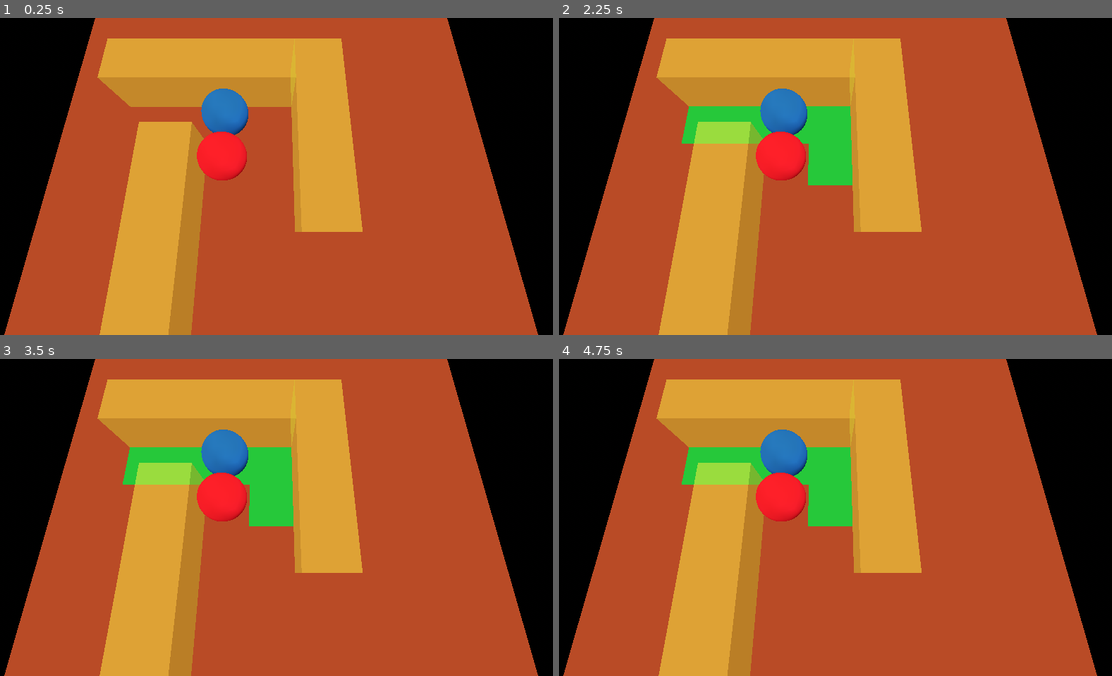
Above: before the commit, frames 1-4 (two rows, left to right).
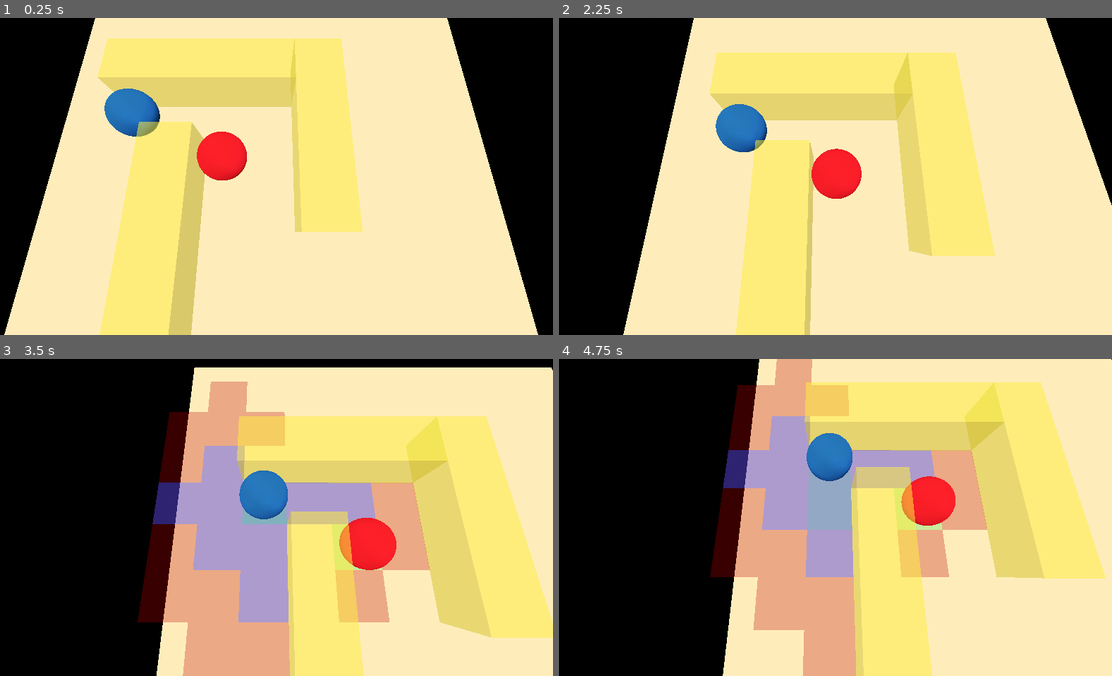
Above: after the commit, the same moments.

Repository: Feywick-Games/A-Frightful-Fall
Game: Godot game, scene res://Stage/stage.tscn
The game is run twice, just before and just after one commit, with the same random seed, the same clock (stepped at 60 frames per second) and the same inputs.
Inputs:
- Up to frame 1 (0.25 s): no input
- Up to frame 2 (2.25 s): tap Enter (ui_accept) at 0.5, 0.77, 0.8, 1.07, 1.25, 1.35, 1.52, 1.82, 2 s; hold Right (ui_right) 0.53-1.28 s; tap Left (move, bound only after the commit) at 0.6, 1.55, 2.1 s; hold Down (ui_down) 1.28-2.03 s; hold Right (ui_right) from 2.03 s (still down)
- Up to frame 3 (3.5 s): tap Enter (ui_accept) at 2.3, 3.02, 3.32 s; release Right (ui_right) at 2.78 s; hold Up (ui_up) from 2.78 s (still down); tap Left (move, bound only after the commit) at 2.85 s
- Up to frame 4 (4.75 s): release Up (ui_up) at 3.53 s; hold Down (ui_down) from 3.53 s (still down); tap Enter (ui_accept) at 3.6, 3.77, 4.07, 4.52 s; tap Left (move, bound only after the commit) at 4.35 s

The runs differ from the first frame. In frame 1, 79% of the frame differs, in the area x 0-98%, y 0-100%; in frame 2, 87%; in frame 3, 90%; in frame 4, 91%, in the area x 0-100%, y 0-100%.

Commit message:
Battle grid complete. fixes $2k3
Fully functioning battle selection system. In battle camera follow.

Diff:
--- a/Autoload/event_bus.gd
+++ b/Autoload/event_bus.gd
@@ -2,4 +2,8 @@
 
 signal encounter_started(group : String)
 signal encounter_ended()
-signal range_requested(ids : Array[int])
+signal range_requested(move_ids : Array[int], action_ids : Array[int])
+signal turn_started(battle_state : GameState.BattleSubState)
+signal turn_ended()
+signal camera_follow_requested(leader : Node3D)
+signal camera_destination_reached()
--- a/Autoload/game_state.gd
+++ b/Autoload/game_state.gd
@@ -3,19 +3,40 @@
 enum State {
 	ROAM,
 	BATTLE,
-	IN_DIALOGUE
+	SCENE,
+	DIALOGUE,
+	MENU
+}
+
+enum BattleSubState {
+	PLAYER_TURN,
+	ENEMY_TURN,
+	NPC_TURN
+}
+
+enum SceneSubState {
+	DIALOGUE,
+	VIEWING
 }
 
 var state : State
+var sub_state : int
+var active_unit : Unit
 
 func _ready() -> void:
 	EventBus.encounter_started.connect(_on_encounter_started)
 	EventBus.encounter_ended.connect(_on_encounter_ended)
+	EventBus.turn_started.connect(_on_turn_started)
 
 
 func _on_encounter_started(_group : String) -> void:
 	state = State.BATTLE
+	_on_turn_started(BattleSubState.PLAYER_TURN)
 
 
 func _on_encounter_ended() -> void:
 	state = State.BATTLE
+
+
+func _on_turn_started(battle_state : BattleSubState) -> void:
+	sub_state = battle_state
--- a/Autoload/graph.gd
+++ b/Autoload/graph.gd
@@ -17,6 +17,13 @@
 func _on_encounter_ended() -> void:
 	_graph.clear()
 	_unit_registry.clear()
+
+
+# could return special props/items in the future
+func get_tile_occupant(tile_id : int) -> Unit:
+	if tile_id in _unit_registry:
+		return _unit_registry[tile_id]
+	return null
 
 
 func _add_neighborhood(neighborhood : Neighborhood) -> void:
@@ -70,18 +77,24 @@
 func get_tile_position(id : int) -> Vector3:
 	return _graph.get_point_position(id)
 
+func get_tile_id(position : Vector3) -> int:
+	return _graph.get_closest_point(position)
 
-func _toggle_tiles(is_ally : bool) -> void:
+
+func _toggle_tiles(all : bool, is_ally := true) -> void:
 	for id in _unit_registry.keys():
 		var unit : Unit = _unit_registry[id]
-		if unit is Ally:
-			_graph.set_point_disabled(id, !is_ally)
-		if unit is Enemy:
-			_graph.set_point_disabled(id, is_ally)
+		if not all:
+			if unit is Ally:
+				_graph.set_point_disabled(id, !is_ally)
+			if unit is Enemy:
+				_graph.set_point_disabled(id, is_ally)
+		else:
+			_graph.set_point_disabled(id, false)
 
 
-func get_range_ids(start_index : int, distance : int, is_ally : bool) -> Array[int]:
-	_toggle_tiles(is_ally)
+func get_range_ids(start_index : int, distance : int, is_ally : bool, toggle_all:= false) -> Array[int]:
+	_toggle_tiles(toggle_all, is_ally)
 	var output : Array[int] = []
 	var start_pos : Vector3 = _graph.get_point_position(start_index)
 	print(start_pos)
@@ -89,6 +102,9 @@
 	for z in range(start_pos.z - distance, start_pos.z + distance + 1):
 		for x in range(start_pos.x - zi, start_pos.x + zi + 1):
 			var point_id : int = _graph.get_closest_point(Vector3(x,0,z), true)
+
+			if point_id in output:
+				continue
 
 			if _graph.is_point_disabled(point_id):
 				print("disabled")
@@ -102,12 +118,12 @@
 		else:
 			zi -= 1
 
-	_toggle_tiles(!is_ally)
+	_toggle_tiles(true)
 	return output
 
 
-func _manhattan_dist(start:Vector3, end:Vector3) -> float:
-	return abs(end.x - start.x) + abs(end.y - start.y)
+func has_occupant(id : int) -> bool:
+	return id in _unit_registry
 
 
 #func _depth_search(source_id : int, depth : int, con_id : int = -1, output =[]) -> Array[int]:
--- /dev/null
+++ b/Stage/_Scene/grid.tscn
@@ -0,0 +1,66 @@
+[gd_scene load_steps=14 format=3 uid="uid://dwa6pib61kxmd"]
+
+[ext_resource type="Script" path="res://Stage/_Script/grid.gd" id="1_tdw1m"]
+
+[sub_resource type="StandardMaterial3D" id="StandardMaterial3D_jhwbs"]
+transparency = 1
+shading_mode = 0
+albedo_color = Color(0.282353, 0.227451, 0.780392, 0.290196)
+
+[sub_resource type="QuadMesh" id="QuadMesh_jcltq"]
+material = SubResource("StandardMaterial3D_jhwbs")
+orientation = 1
+
+[sub_resource type="StandardMaterial3D" id="StandardMaterial3D_cr11o"]
+transparency = 1
+shading_mode = 0
+albedo_color = Color(0.227451, 0.780392, 0.235294, 0.290196)
+
+[sub_resource type="QuadMesh" id="QuadMesh_44e1s"]
+material = SubResource("StandardMaterial3D_cr11o")
+orientation = 1
+
+[sub_resource type="StandardMaterial3D" id="StandardMaterial3D_0hila"]
+transparency = 1
+shading_mode = 0
+albedo_color = Color(0.619608, 0, 0, 0.290196)
+
+[sub_resource type="QuadMesh" id="QuadMesh_0yixr"]
+material = SubResource("StandardMaterial3D_0hila")
+orientation = 1
+
+[sub_resource type="StandardMaterial3D" id="StandardMaterial3D_il8ft"]
+transparency = 1
+shading_mode = 0
+albedo_color = Color(0.0313726, 0.352941, 0.611765, 0.290196)
+
+[sub_resource type="QuadMesh" id="QuadMesh_sgo2n"]
+material = SubResource("StandardMaterial3D_il8ft")
+orientation = 1
+
+[sub_resource type="StandardMaterial3D" id="StandardMaterial3D_v6dfw"]
+transparency = 1
+shading_mode = 0
+albedo_color = Color(0.329412, 0.372549, 0.00784314, 0.290196)
+
+[sub_resource type="QuadMesh" id="QuadMesh_v778e"]
+material = SubResource("StandardMaterial3D_v6dfw")
+orientation = 1
+
+[sub_resource type="StandardMaterial3D" id="StandardMaterial3D_uu58t"]
+transparency = 1
+shading_mode = 0
+albedo_color = Color(0.596078, 0.0235294, 0.47451, 0.290196)
+
+[sub_resource type="QuadMesh" id="QuadMesh_0css1"]
+material = SubResource("StandardMaterial3D_uu58t")
+orientation = 1
+
+[node name="Grid" type="Node3D"]
+script = ExtResource("1_tdw1m")
+_move_mesh = SubResource("QuadMesh_jcltq")
+_action_mesh = SubResource("QuadMesh_44e1s")
+_empty_mesh = SubResource("QuadMesh_0yixr")
+_move_select_mesh = SubResource("QuadMesh_sgo2n")
+_action_select_mesh = SubResource("QuadMesh_v778e")
+_empty_select_mesh = SubResource("QuadMesh_0css1")
--- /dev/null
+++ b/Stage/_Script/clock.gd
@@ -0,0 +1,42 @@
+class_name Clock
+extends Node
+
+var _participants : Array[Unit]
+
+func _ready() -> void:
+	EventBus.encounter_started.connect(_on_encounter_started)
+	EventBus.turn_ended.connect(_on_turn_ended)
+
+
+func _on_encounter_started(group : String) -> void:
+	var group_nodes := get_tree().get_nodes_in_group("ally") + get_tree().get_nodes_in_group(group)
+	for node in group_nodes as Array[Unit]:
+		_participants.append(node)
+	_participants.sort_custom(_has_highest_speed)
+	_set_active_unit()
+
+
+func _on_turn_ended() -> void:
+	_set_active_unit()
+
+
+func _set_active_unit() -> void:
+	var active_unit : Unit = _participants.pop_front()
+	active_unit.start_turn()
+	_participants.append(active_unit)
+	GameState.active_unit = active_unit
+	if active_unit is Ally:
+		EventBus.turn_started.emit(GameState.BattleSubState.PLAYER_TURN)
+	elif active_unit is Enemy:
+		EventBus.turn_started.emit(GameState.BattleSubState.ENEMY_TURN)
+	else:
+		printerr("non clarified unit turn in clock")
+
+
+
+
+func _has_highest_speed(a : Unit, b : Unit) -> bool:
+	if a.speed > b.speed:
+		return true
+	else:
+		return false
--- /dev/null
+++ b/Stage/_Script/game_camera.gd
@@ -0,0 +1,34 @@
+extends Camera3D
+
+@export_range(1,16)
+var follow_distance : float
+@export_range(1,8)
+var camera_offset : float
+@export_range(0,1)
+var follow_speed : float = 0.1
+
+var _leader : Node3D
+var _destination_reached := false
+
+# Called when the node enters the scene tree for the first time.
+func _ready() -> void:
+	EventBus.camera_follow_requested.connect(_on_camera_follow_requested)
+
+
+func _on_camera_follow_requested(leader : Node3D) -> void:
+	_leader = leader
+
+
+# Called every frame. 'delta' is the elapsed time since the previous frame.
+func _process(delta: float) -> void:
+	if _leader:
+		if _leader.global_position.distance_to(global_position) > follow_distance:
+			if _destination_reached:
+				_destination_reached = false
+
+			var flat_leader_pos = Vector3(_leader.global_position.x, global_position.y, _leader.global_position.z)
+			flat_leader_pos.z += camera_offset
+			global_position = global_position.lerp(flat_leader_pos, follow_speed)
+		elif not _destination_reached:
+			_destination_reached = true
+			EventBus.camera_destination_reached.emit()
--- a/Stage/_Script/grid.gd
+++ b/Stage/_Script/grid.gd
@@ -2,18 +2,108 @@
 extends Node3D
 
 @export
-var _tile_mesh : Mesh
-var _mesh_list : Array[MeshInstance3D]
+var _move_mesh : Mesh
+@export
+var _action_mesh : Mesh
+@export
+var _empty_mesh : Mesh
+@export
+var _move_select_mesh : Mesh
+@export
+var _action_select_mesh : Mesh
+@export
+var _empty_select_mesh : Mesh
 
+var _mesh_dict : Dictionary
+
+var _cur_tile_idx : int = -1
+var _active_unit : Unit
+var _selection_node : Node3D
+var _movement_range : Array[int]
+var _action_range : Array[int]
+var _empty_range : Array[int]
 
 func _ready() -> void:
 	EventBus.range_requested.connect(_on_range_requested)
+	EventBus.turn_started.connect(_on_turn_started)
+	_selection_node = Node3D.new()
+	add_child(_selection_node)
 
 
-func _on_range_requested(point_ids : Array[int]) -> void:
-	for id in point_ids:
+func _on_turn_started(sub_state : GameState.BattleSubState) -> void:
+	_active_unit = GameState.active_unit
+	_selection_node.global_position = _active_unit.position
+	EventBus.camera_follow_requested.emit(_selection_node)
+
+
+func _on_range_requested(movement_ids : Array[int], range_ids : Array[int]) -> void:
+	_mesh_dict.clear()
+	_movement_range.clear()
+	_action_range.clear()
+	_empty_range.clear()
+	var active_tile : int
+	_movement_range = movement_ids
+
+	for id in range_ids:
+		if not id in _movement_range:
+			if Graph.has_occupant(id):
+				_action_range.append(id)
+			else:
+				_empty_range.append(id)
+		elif Graph.get_tile_occupant(id) == GameState.active_unit:
+			active_tile = id
+
+	for id in movement_ids + range_ids:
 		var mesh_instance := MeshInstance3D.new()
-		mesh_instance.mesh = _tile_mesh
+		if id == active_tile:
+			mesh_instance.mesh = _move_select_mesh
+		elif id in _movement_range:
+			mesh_instance.mesh = _move_mesh
+		elif id in _action_range:
+			mesh_instance.mesh = _action_mesh
+		elif id in _empty_range:
+			mesh_instance.mesh = _empty_mesh
+
+		_cur_tile_idx = active_tile
 		add_child(mesh_instance)
 		mesh_instance.global_position = Graph.get_tile_position(id) + Vector3(0,0.01,0)
-		_mesh_list.append(mesh_instance)
+		_mesh_dict[id] = mesh_instance
+
+
+
+func _process(delta: float) -> void:
+	if GameState.state == GameState.State.BATTLE:
+		if GameState.sub_state == GameState.BattleSubState.PLAYER_TURN:
+			var direction : Vector2
+			if Input.is_action_just_pressed("move"):
+				direction = Input.get_vector("ui_left", "ui_right", "ui_up", "ui_down")
+			if direction:
+				print(_cur_tile_idx)
+				var nearest_tile = Graph.get_tile_id(
+					_selection_node.global_position + Vector3(direction.x, 0, direction.y)
+				)
+				if nearest_tile in _movement_range + _action_range + _empty_range and nearest_tile != _cur_tile_idx:
+					_selection_node.global_position = Graph.get_tile_position(nearest_tile)
+					if nearest_tile in _movement_range:
+						_mesh_dict[nearest_tile].mesh = _move_select_mesh
+					elif nearest_tile in _action_range:
+						_mesh_dict[nearest_tile].mesh = _action_select_mesh
+					elif nearest_tile in _empty_range:
+						_mesh_dict[nearest_tile].mesh = _empty_select_mesh
+
+					if _cur_tile_idx in _movement_range:
+						_mesh_dict[_cur_tile_idx].mesh = _move_mesh
+					elif _cur_tile_idx in _action_range:
+						_mesh_dict[_cur_tile_idx].mesh = _action_mesh
+					elif _cur_tile_idx in _empty_range:
+						_mesh_dict[_cur_tile_idx].mesh = _empty_mesh
+
+					_cur_tile_idx = nearest_tile
+			if Input.is_action_just_pressed("ui_accept"):
+				var target = Graph.get_tile_occupant(_cur_tile_idx)
+				if target:
+					print(target.name)
+
+
+		elif GameState.sub_state == GameState.BattleSubState.ENEMY_TURN:
+			pass
--- a/Stage/stage.tscn
+++ b/Stage/stage.tscn
@@ -1,10 +1,12 @@
 [gd_scene load_steps=22 format=3 uid="uid://bokvcqgh4fe61"]
 
-[ext_resource type="Script" path="res://Stage/_Script/grid.gd" id="1_x8cdj"]
+[ext_resource type="Script" path="res://Stage/_Script/clock.gd" id="1_pvpci"]
+[ext_resource type="PackedScene" uid="uid://dwa6pib61kxmd" path="res://Stage/_Scene/grid.tscn" id="2_k5lxv"]
 [ext_resource type="Script" path="res://Stage/_Script/neighborhood.gd" id="2_y3l82"]
 [ext_resource type="Script" path="res://Unit/Enemy/_Script/enemy.gd" id="3_qkl7h"]
 [ext_resource type="Script" path="res://Unit/Ally/_Script/ally.gd" id="4_8m5va"]
 [ext_resource type="Script" path="res://Stage/_Script/prop.gd" id="5_tb50n"]
+[ext_resource type="Script" path="res://Stage/_Script/game_camera.gd" id="6_m1i4b"]
 
 [sub_resource type="ProceduralSkyMaterial" id="ProceduralSkyMaterial_palwg"]
 sky_top_color = Color(0.980392, 0.74902, 0.458824, 1)
@@ -19,13 +21,6 @@
 background_mode = 2
 sky = SubResource("Sky_4jbvm")
 tonemap_mode = 2
-
-[sub_resource type="StandardMaterial3D" id="StandardMaterial3D_av6um"]
-albedo_color = Color(0, 0.756863, 0.309804, 1)
-
-[sub_resource type="QuadMesh" id="QuadMesh_hr0n6"]
-material = SubResource("StandardMaterial3D_av6um")
-orientation = 1
 
 [sub_resource type="StandardMaterial3D" id="StandardMaterial3D_ol7hf"]
 albedo_color = Color(0, 0.415686, 1, 1)
@@ -42,7 +37,6 @@
 size = Vector2(10, 14)
 
 [sub_resource type="StandardMaterial3D" id="StandardMaterial3D_g38jy"]
-albedo_color = Color(0.588235, 0.25098, 0.2, 1)
 
 [sub_resource type="ConcavePolygonShape3D" id="ConcavePolygonShape3D_tyglw"]
 data = PackedVector3Array(5, 0, 7, -5, 0, 7, 5, 0, -7, -5, 0, 7, -5, 0, -7, 5, 0, -7)
@@ -62,12 +56,13 @@
 
 [node name="Stage" type="Node3D"]
 
+[node name="Clock" type="Node" parent="."]
+script = ExtResource("1_pvpci")
+
 [node name="WorldEnvironment" type="WorldEnvironment" parent="."]
 environment = SubResource("Environment_sq8tk")
 
-[node name="Grid" type="Node3D" parent="."]
-script = ExtResource("1_x8cdj")
-_tile_mesh = SubResource("QuadMesh_hr0n6")
+[node name="Grid" parent="." instance=ExtResource("2_k5lxv")]
 
 [node name="Neighborhood" type="Node3D" parent="." groups=["demo_neighborhood"]]
 script = ExtResource("2_y3l82")
@@ -126,15 +121,21 @@
 shape = SubResource("ConcavePolygonShape3D_ij2c7")
 
 [node name="Ally" type="CharacterBody3D" parent="." groups=["ally"]]
-transform = Transform3D(1, 0, 0, 0, 1, 0, 0, 0, 1, -1, 0.5, -3)
+transform = Transform3D(1, 0, 0, 0, 1, 0, 0, 0, 1, -3, 0.5, -3)
 script = ExtResource("4_8m5va")
+movement = 2
+reach = 2
 
-[node name="Ally" type="MeshInstance3D" parent="Ally" groups=["ally"]]
+[node name="Ally" type="MeshInstance3D" parent="Ally"]
 mesh = SubResource("SphereMesh_vvwkj")
 skeleton = NodePath("../..")
 
 [node name="CollisionShape3D" type="CollisionShape3D" parent="Ally"]
 shape = SubResource("CylinderShape3D_ftc3q")
 
-[node name="Camera3D" type="Camera3D" parent="."]
+[node name="GameCamera" type="Camera3D" parent="."]
 transform = Transform3D(1, 0, 0, 0, 0.258819, 0.965926, 0, -0.965926, 0.258819, 0, 4.5, -0.5)
+script = ExtResource("6_m1i4b")
+follow_distance = 4.25
+camera_offset = 1.5
+follow_speed = 0.033
--- a/Unit/Ally/_Script/ally.gd
+++ b/Unit/Ally/_Script/ally.gd
@@ -8,16 +8,19 @@
 # Called when the node enters the scene tree for the first time.
 func _ready() -> void:
 	super._ready()
-	EventBus.encounter_started.emit("demo")
+	self.is_ally = true
 #	for point in rng:
 #		var pos = Graph.get_tile_position(point)
 #		print(pos)
 #		print(abs(pos.x - node_pos.x) + abs(pos.z - node_pos.z))
+	await  get_tree().create_timer(2).timeout
+	EventBus.encounter_started.emit("demo")
 
 
 func _on_encounter_started(group : String):
 	super._on_encounter_started(group)
 	Graph.register_tile(self, -1)
 	await get_tree().create_timer(1).timeout
-	var rng = Graph.get_range_ids(tile_index,2,true)
-	EventBus.range_requested.emit(rng)
+	var move_rng = Graph.get_range_ids(tile_index,movement,true)
+	var all_rng = Graph.get_range_ids(tile_index,movement + reach,true, true)
+	EventBus.range_requested.emit(move_rng, all_rng)
--- a/Unit/Enemy/_Script/enemy.gd
+++ b/Unit/Enemy/_Script/enemy.gd
@@ -1,5 +1,9 @@
 class_name Enemy
 extends Unit
+
+func _ready() -> void:
+	super._ready()
+	self.is_ally = false
 
 
 func _on_encounter_started(group : String):
@@ -7,3 +11,12 @@
 	if is_in_group(group):
 		Graph.register_tile(self, -1)
 	print("enemy pos:", Graph.get_tile_position(tile_index))
+
+
+func start_turn() -> void:
+	super.start_turn()
+	await EventBus.camera_destination_reached
+
+
+func process_turn() -> void:
+	pass
--- a/Unit/_Script/unit.gd
+++ b/Unit/_Script/unit.gd
@@ -1,11 +1,23 @@
 class_name Unit
 extends CharacterBody3D
 
+@export_range(1,16)
+var speed : float
+@export
+var movement : int
+@export
+var reach : int
 var tile_index : int
+var is_ally : bool
 
 # Called when the node enters the scene tree for the first time.
 func _ready() -> void:
 	EventBus.encounter_started.connect(_on_encounter_started)
 
+
 func _on_encounter_started(_group : String) -> void:
 	tile_index = Graph.get_unoccupied_tile_index(global_position)
+
+
+func start_turn() -> void:
+	var rng : Array[int] = Graph.get_range_ids(tile_index, movement, is_ally)
--- /dev/null
+++ b/Unit/unit.tscn
@@ -0,0 +1,15 @@
+[gd_scene load_steps=3 format=3 uid="uid://cmxeriyuu5it6"]
+
+[ext_resource type="Script" path="res://Unit/_Script/unit.gd" id="1_tysk5"]
+
+[sub_resource type="CylinderShape3D" id="CylinderShape3D_k05lm"]
+
+[node name="Unit" type="CharacterBody3D"]
+script = ExtResource("1_tysk5")
+
+[node name="CollisionShape3D" type="CollisionShape3D" parent="."]
+shape = SubResource("CylinderShape3D_k05lm")
+
+[node name="Sprite3D" type="Sprite3D" parent="."]
+
+[node name="AnimationPlayer" type="AnimationPlayer" parent="."]
--- a/project.godot
+++ b/project.godot
@@ -24,7 +24,11 @@
 
 move={
 "deadzone": 0.5,
-"events": []
+"events": [Object(InputEventKey,"resource_local_to_scene":false,"resource_name":"","device":-1,"window_id":0,"alt_pressed":false,"shift_pressed":false,"ctrl_pressed":false,"meta_pressed":false,"pressed":false,"keycode":0,"physical_keycode":4194319,"key_label":0,"unicode":0,"echo":false,"script":null)
+, Object(InputEventKey,"resource_local_to_scene":false,"resource_name":"","device":-1,"window_id":0,"alt_pressed":false,"shift_pressed":false,"ctrl_pressed":false,"meta_pressed":false,"pressed":false,"keycode":0,"physical_keycode":4194321,"key_label":0,"unicode":0,"echo":false,"script":null)
+, Object(InputEventKey,"resource_local_to_scene":false,"resource_name":"","device":-1,"window_id":0,"alt_pressed":false,"shift_pressed":false,"ctrl_pressed":false,"meta_pressed":false,"pressed":false,"keycode":0,"physical_keycode":4194322,"key_label":0,"unicode":0,"echo":false,"script":null)
+, Object(InputEventKey,"resource_local_to_scene":false,"resource_name":"","device":-1,"window_id":0,"alt_pressed":false,"shift_pressed":false,"ctrl_pressed":false,"meta_pressed":false,"pressed":false,"keycode":0,"physical_keycode":4194320,"key_label":0,"unicode":0,"echo":false,"script":null)
+]
 }
 
 [rendering]
